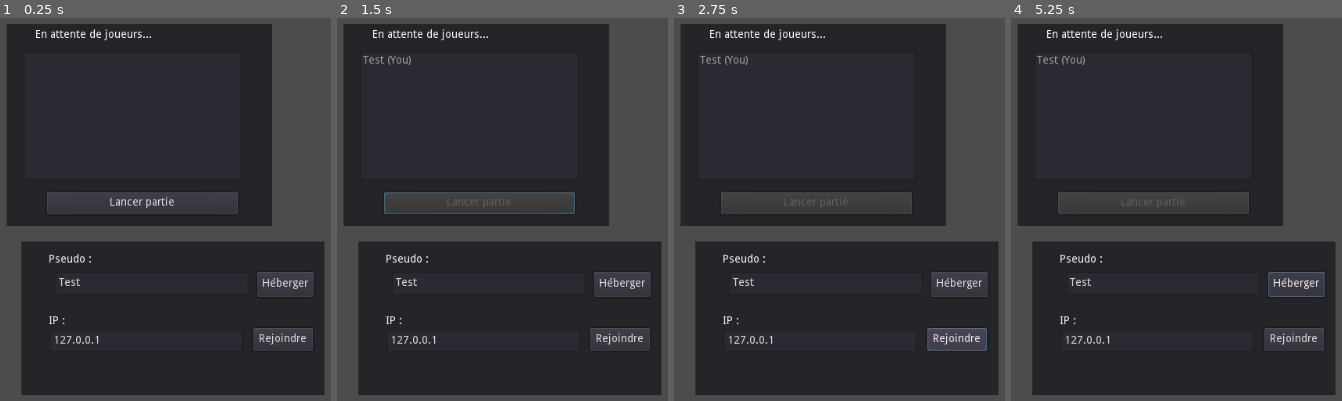
Above: before the commit, frames 1-4 (left to right).
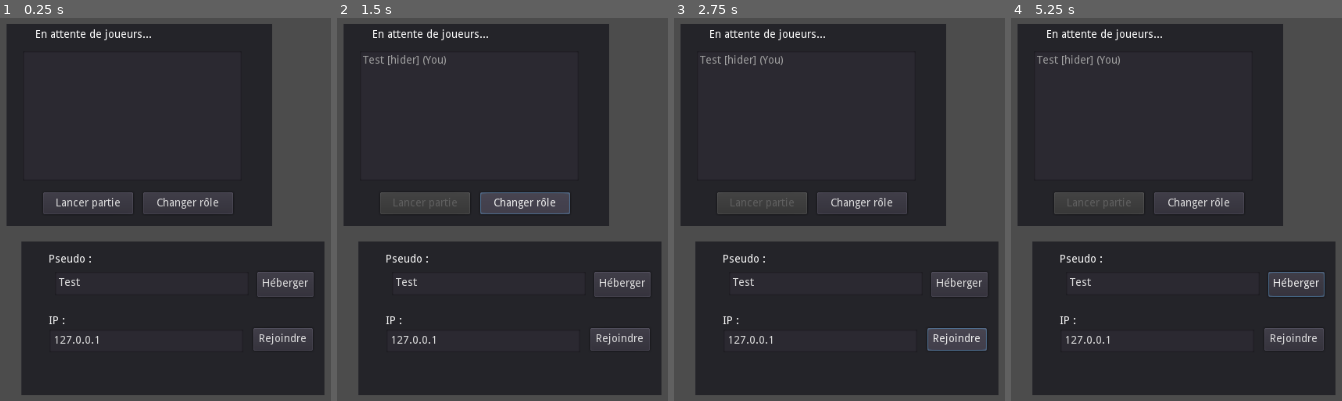
Above: after the commit, the same moments.

Repository: Gawfre/gdruntag
Game: Godot game, scene res://NetworkingTest.tscn
The game is run twice, just before and just after one commit, with the same random seed, the same clock (stepped at 60 frames per second) and the same inputs.
Inputs (mouse positions are in pixels of both pictures, inside the frame that each line leads up to):
- Up to frame 1 (0.25 s): no input
- Up to frame 2 (1.5 s): click "Héberger" at 0.5 s; click (525, 201) at 1.25 s, where only the run after the commit has a clickable "Changer rôle"
- Up to frame 3 (2.75 s): click "Rejoindre" at 2 s
- Up to frame 4 (5.25 s): move the mouse to (1325, 159) at 2.77 s; hold Right (ui_right) 2.78-3.53 s; move the mouse to (outside the picture) at 3.52 s; hold Down (ui_down) 3.53-4.28 s; move the mouse to (1229, 79) at 4.27 s; hold Right (ui_right) 4.28-5.03 s; move the mouse to (1106, 278) at 5.02 s; hold Up (ui_up) from 5.03 s (still down)

The runs differ from the first frame. In frame 1, 0.8% of the frame differs, in the area x 12-72%, y 45-52%; in frame 2, 1.0%, in the area x 12-72%, y 9-52%; in frame 3, 0.7%; in frame 4, 0.7%.

Commit message:
add option to choose role, fix detection angle

Diff:
--- a/Lobby.gd
+++ b/Lobby.gd
@@ -56,9 +56,9 @@
 	var players = gamestate.get_player_list()
 	players.sort()
 	$Players/List.clear()
-	$Players/List.add_item(gamestate.get_player_name() + " (You)")
+	$Players/List.add_item(gamestate.get_player_name() + " [" + gamestate.get_player_role() + "] (You)")
 	for p in players:
-		$Players/List.add_item(p)
+		$Players/List.add_item(p + " [" + gamestate.get_player_role_from_pname(p) + "]")
 
 	$Players/StartButton.disabled = not get_tree().is_network_server()
 
@@ -81,3 +81,8 @@
 
 func _on_StartButton_pressed():
 	gamestate.begin_game()
+
+
+func _on_ChangeRole_pressed():
+	gamestate.toggle_prole()
+	print("toggled_role: ", gamestate.get_player_role())
--- a/NetworkingTest.tscn
+++ b/NetworkingTest.tscn
@@ -36,15 +36,29 @@
 text = "En attente de joueurs..."
 
 [node name="StartButton" type="Button" parent="Players"]
-anchor_left = 0.153
-anchor_top = 0.834
-anchor_right = 0.871
+anchor_left = 0.138
+anchor_top = 0.833
+anchor_right = 0.476
 anchor_bottom = 0.942
-margin_left = -0.0200043
-margin_top = -0.00601196
-margin_right = -0.140015
-margin_bottom = 0.0219879
+margin_left = -0.0505524
+margin_top = 0.0798187
+margin_right = 0.0294495
+margin_bottom = -0.151154
 text = "Lancer partie"
+__meta__ = {
+"_edit_use_anchors_": false
+}
+
+[node name="ChangeRole" type="Button" parent="Players"]
+anchor_left = 0.514
+anchor_top = 0.833
+anchor_right = 0.853
+anchor_bottom = 0.941
+margin_left = 0.109467
+margin_top = 0.0798187
+margin_right = -0.150543
+margin_bottom = 0.107834
+text = "Changer rôle"
 __meta__ = {
 "_edit_use_anchors_": false
 }
@@ -154,5 +168,6 @@
 "_edit_use_anchors_": false
 }
 [connection signal="pressed" from="Players/StartButton" to="." method="_on_StartButton_pressed"]
+[connection signal="pressed" from="Players/ChangeRole" to="." method="_on_ChangeRole_pressed"]
 [connection signal="pressed" from="Connection/HostButton" to="." method="_on_HostButton_pressed"]
 [connection signal="pressed" from="Connection/JoinButton" to="." method="_on_JoinButton_pressed"]
--- a/PlayerHider.gd
+++ b/PlayerHider.gd
@@ -7,6 +7,7 @@
 
 func _ready():
 	set_physics_process(true)
+	Input.set_mouse_mode(Input.MOUSE_MODE_VISIBLE) #hide mouse
 
 
 func _init():
@@ -16,7 +17,7 @@
 	.set_player_name(new_name)
 
 func _physics_process(_delta):
-	var Player = get_tree().get_root().get_node("./Root/PlayerSeeker")
-	direction = (position - Player.position).normalized()
-	pos = position
+	#var Player = get_tree().get_root().get_node("./Root/PlayerSeeker")
+	#direction = (position - Player.position).normalized()
+	#pos = position
 	update()
--- a/PlayerHider.tscn
+++ b/PlayerHider.tscn
@@ -3,12 +3,12 @@
 [ext_resource path="res://Player.tscn" type="PackedScene" id=1]
 [ext_resource path="res://PlayerHider.gd" type="Script" id=2]
 
-[node name="PlayerHider" instance=ExtResource( 1 )]
+[node name="PlayerHider" groups=[
+"detectable",
+] instance=ExtResource( 1 )]
 script = ExtResource( 2 )
 
 [node name="Camera2D" parent="." index="3"]
-drag_margin_h_enabled = true
-drag_margin_v_enabled = true
 drag_margin_left = 0.3
 drag_margin_top = 0.3
 drag_margin_right = 0.3
--- a/PlayerSeeker.gd
+++ b/PlayerSeeker.gd
@@ -12,6 +12,7 @@
 
 puppet var puppet_direction = Vector2()
 puppet var puppet_angle = 0
+puppet var puppet_color = draw_color
 
 func _init():
 	.ACCELERATION_set(ACCELERATIONSEEKER)
@@ -27,6 +28,7 @@
 	set_physics_process(true)
 
 func _physics_process(_delta):
+	print(get_local_mouse_position())
 	if is_network_master():
 		var pos = position
 
@@ -40,14 +42,14 @@
 			direction = dirjoy.normalized()
 			Input.set_mouse_mode(Input.MOUSE_MODE_HIDDEN)
 
-		angle = rad2deg(direction.angle()) # Thx to black magic we get the angle we want by inverting x and y value in V2 variable direction
+		angle = 90 - rad2deg(direction.angle()) # Thx to black magic we get the angle we want by inverting x and y value in V2 variable direction
 
 		var detect_count = 0
 		for node in get_tree().get_nodes_in_group('detectable'):
-			if pos.distance_to(node.pos) < DETECT_RADIUS:
+			if pos.distance_to(node.position) < DETECT_RADIUS:
 				# Find the angle to the node, using the dot product
 				#var dot_product = direction.dot(node.direction)
-				var angle_to_node = rad2deg(direction.angle_to(node.direction))
+				var angle_to_node = rad2deg(Vector2(direction.y,direction.x).angle_to( (node.position - position).normalized() ))
 				#var angle_to_node = rad2deg(acos(dot_product))
 				if  abs(angle_to_node) < FOV/2:
 					detect_count +=1
@@ -60,14 +62,17 @@
 		else:
 			draw_color = GREEN
 		update()
-		rset_unreliable("puppet_direction", direction)
+		#rset_unreliable("puppet_direction", direction)
 		rset_unreliable("puppet_angle", angle)
+		rset_unreliable("puppet_color", draw_color)
 	else:
-		direction = puppet_direction
+		#direction = puppet_direction
 		angle = puppet_angle
+		draw_color = puppet_color
 	if not is_network_master():
-		direction = puppet_direction
+		#direction = puppet_direction
 		angle = puppet_angle
+		draw_color = puppet_color
 		update()
 
 func _draw():
@@ -82,6 +87,6 @@
 	var colors = [color]
 
 	for i in range(nb_points+1):
-		var angle_point = -angle_from + i*(angle_to-angle_from)/nb_points
+		var angle_point = angle_from + i*(angle_to-angle_from)/nb_points
 		points_arc.push_back(center + Vector2( cos( deg2rad(angle_point) ), sin( deg2rad(angle_point) ) ) * radius)
 	draw_polygon(points_arc, colors)
--- a/gamestate.gd
+++ b/gamestate.gd
@@ -6,12 +6,29 @@
 # Max number of players.
 const MAX_PEERS = 12
 
+# Define roles
+const SEEKER = "seeker"
+const HIDER = "hider"
+
+# Default role when connecting
+const DEFAULT_ROLE = SEEKER
+#const OTHER_ROLE = HIDER
+
+# Files' const, allow to easily change them instead of searching and changing each issue/entry
+const SEEKER_OBJ = "res://PlayerSeeker.tscn"
+const HIDER_OBJ = "res://PlayerHider.tscn"
+const MAP_OBJ = "res://World.tscn"
+
 # Name for my player.
 var player_name = "The Warrior"
+var player_role = DEFAULT_ROLE
 
 # Names for remote players in id:name format.
 var players = {}
 var players_ready = []
+
+# Each player's role [id:role]
+var roles = {}
 
 # Signals to let lobby GUI know what's going on.
 signal player_list_changed()
@@ -23,7 +40,7 @@
 # Callback from SceneTree.
 func _player_connected(id):
 	# Registration of a client beings here, tell the connected player that we are here.
-	rpc_id(id, "register_player", player_name)
+	rpc_id(id, "register_player", player_name, player_role)
 	print(id)
 
 
@@ -42,6 +59,7 @@
 func _connected_ok():
 	# We just connected to a server
 	emit_signal("connection_succeeded")
+	print("connected")
 
 
 # Callback from SceneTree, only for clients (not server).
@@ -58,10 +76,18 @@
 
 # Lobby management functions.
 
-remote func register_player(new_player_name):
+remote func register_player(new_player_name, new_player_role):
 	var id = get_tree().get_rpc_sender_id()
 	print(id)
 	players[id] = new_player_name
+	roles[id] = new_player_role
+	emit_signal("player_list_changed")
+
+remote func register_role(role):
+	# func called by a rpc_id each times someone updates its role
+	var id = get_tree().get_rpc_sender_id()
+	roles[id] = role
+	print("roles : ", roles[id])
 	emit_signal("player_list_changed")
 
 
@@ -72,16 +98,20 @@
 
 remote func pre_start_game(spawn_points):
 	# Change scene.
-	var world = load("res://World.tscn").instance()
+	var world = load(MAP_OBJ).instance()
 	get_tree().get_root().add_child(world)
 
 	get_tree().get_root().get_node("Lobby").hide()
 
-	var player_scene = load("res://PlayerSeeker.tscn")
+	var player_scene = load(SEEKER_OBJ) if player_role == SEEKER else load(HIDER_OBJ) #ternary is like in python : [value_condition_true] if [condition] else [value_condition_false]
 
 	for p_id in spawn_points:
 		var spawn_pos = world.get_node("SpawnPoints/" + str(spawn_points[p_id])).position
-		var player = player_scene.instance()
+		var player
+		if p_id == get_tree().get_network_unique_id():
+			player = player_scene.instance()
+		else:
+			player = (load(SEEKER_OBJ) if get_player_role_from_pid(p_id) == SEEKER else load(HIDER_OBJ)).instance()
 
 		player.set_name(str(p_id)) # Use unique ID as node name.
 		player.position=spawn_pos
@@ -139,6 +169,26 @@
 
 func get_player_name():
 	return player_name
+
+func get_player_role():
+	return player_role
+
+func toggle_prole():
+	if player_role == SEEKER:
+		player_role = HIDER
+	else:
+		player_role = HIDER
+	rpc("register_role", player_role)
+	emit_signal("player_list_changed") #to refrech locally since we only update the other clients here (func called by rpc is remote and not remotesync, so there's no local call)
+
+func get_player_role_from_pname(player): #! IF 2 PLAYERS SHARE THE SAME NAME THIS WON'T WORK CORRECTLY
+	for p in players:
+		if players[p] == player:
+			return roles[p]
+	return "Error"
+
+func get_player_role_from_pid(id):
+	return roles[id]
 
 
 func begin_game():
